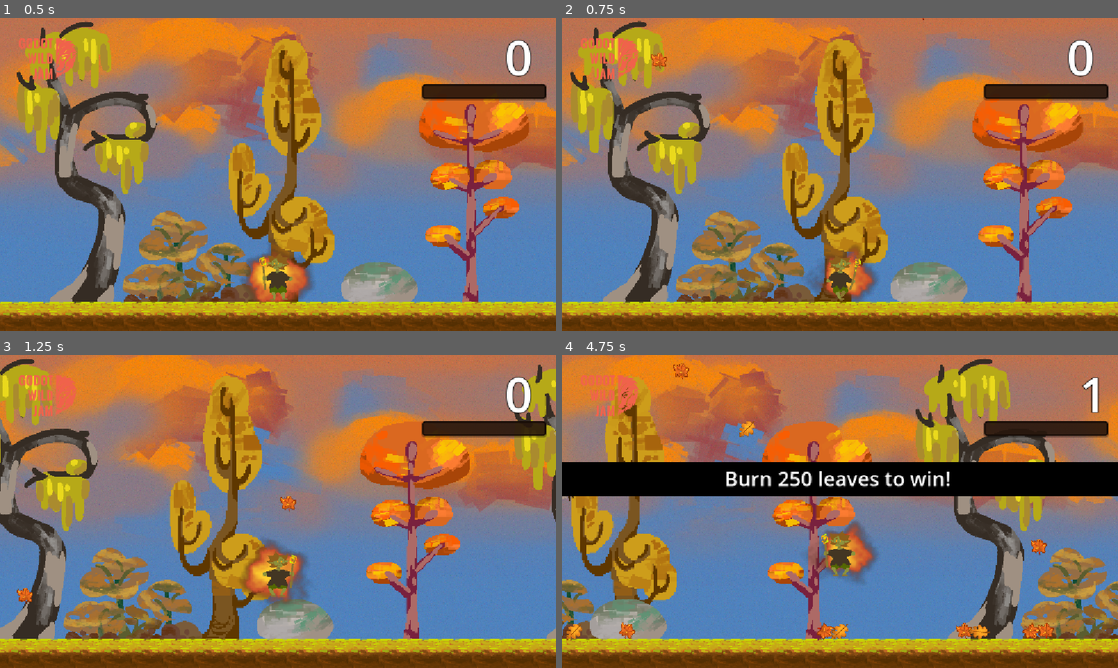
Above: before the commit, frames 1-4 (two rows, left to right).
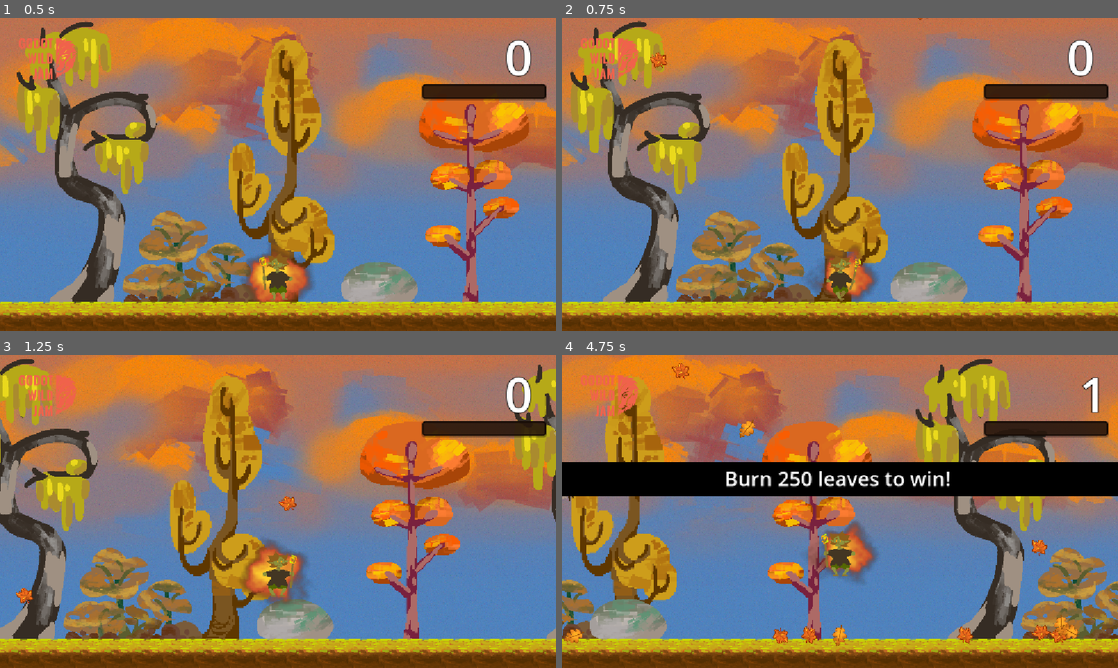
Above: after the commit, the same moments.

Repository: dac514/leaf-burner
Game: Godot game, scene res://scenes/main.tscn
Same seed, same stepped clock (60 frames per second), same inputs: the game is played once before the commit and once after it.
Inputs:
- Up to frame 1 (0.5 s): no input
- Up to frame 2 (0.75 s): hold D (move_right) from 0.53 s (still down); tap Space (throw_leaves) at 0.6 s
- Up to frame 3 (1.25 s): keep holding D (move_right); tap W (move_up) at 0.77 s
- Up to frame 4 (4.75 s): tap Space (throw_leaves) every 0.75 s from 1.35 to 4.35 s; tap W (move_up) at 1.52, 3.02, 3.77, 4.52 s; release D (move_right) at 2.03 s; hold A (move_left) 2.03-2.78 s; hold D (move_right) 2.78-4.28 s; hold A (move_left) from 4.28 s (still down)

Frame 1 is identical in both runs. In frame 2, less than 0.1% of the frame differs, in the area x 15-66%, y 0-17%; in frame 3, 0.2%; in frame 4, 1.4%, in the area x 0-93%, y 2-93%.

Commit message:
Flat leaf collision so resting leaves settle and sleep
Leaves used circle shapes, which keep rolling on the flat floor, so the
carpet of resting leaves never went to sleep and its whole physics cost
was paid every frame. A flat 30x12 box comes to rest instead; the sprite
gets a small random tilt so piles still look natural. Carried leaves
also stop colliding with resting leaves while they orbit, cutting
collision pairs by about a third. About 30% less physics time with the
elf idle at the leaf cap in a headless benchmark.

Side effect: leaves no longer roll into an idle elf's pickup reach.

Co-Authored-By: Claude Opus 5.5 <noreply@anthropic.com>

Diff:
--- a/scenes/leaf.gd
+++ b/scenes/leaf.gd
@@ -25,6 +25,8 @@
 
 func _ready() -> void:
 	animated_sprite_2d.frame = randi() % 2
+	# Flat leaves come to rest level, so tilt the art a little for a natural-looking pile
+	animated_sprite_2d.rotation = randf_range(-0.6, 0.6)
 	animated_sprite_2d.pause()
 	freeze = false
 	gravity_scale = 1
@@ -51,6 +53,7 @@
 			gravity_scale = 0
 			linear_velocity = Vector2.ZERO
 			call_deferred("set_collision_layer_value", 2, false)  # Remove from leaf layer
+			call_deferred("set_collision_mask_value", 2, false)  # Don't plough through resting leaves
 			call_deferred("set_collision_mask_value", 4, false)  # Don't collide with floors
 			call_deferred("set_collision_mask_value", 5, false)  # Don't collide with furnaces
 			animated_sprite_2d.play()
@@ -59,6 +62,7 @@
 			gravity_scale = 1
 			call_deferred("set", "freeze", false)
 			call_deferred("set_collision_layer_value", 2, true)  # Back to leaf layer
+			call_deferred("set_collision_mask_value", 2, true)  # Land on other leaves again
 			call_deferred("set_collision_mask_value", 4, true)  # Collide with floors
 			call_deferred("set_collision_mask_value", 5, true)  # Collide with furnaces
 			animated_sprite_2d.pause()
--- a/scenes/leaf.tscn
+++ b/scenes/leaf.tscn
@@ -18,7 +18,8 @@
 "speed": 1.0
 }]
 
-[sub_resource type="CircleShape2D" id="CircleShape2D_wmchb"]
+[sub_resource type="RectangleShape2D" id="RectangleShape2D_flat_leaf"]
+size = Vector2(30, 12)
 
 [node name="Leaf" type="RigidBody2D" unique_id=1388029716]
 collision_layer = 2
@@ -32,5 +33,4 @@
 frame_progress = 0.44228688
 
 [node name="CollisionShape2D" type="CollisionShape2D" parent="." unique_id=1019254318]
-scale = Vector2(1.5, 1.5)
-shape = SubResource("CircleShape2D_wmchb")
+shape = SubResource("RectangleShape2D_flat_leaf")
